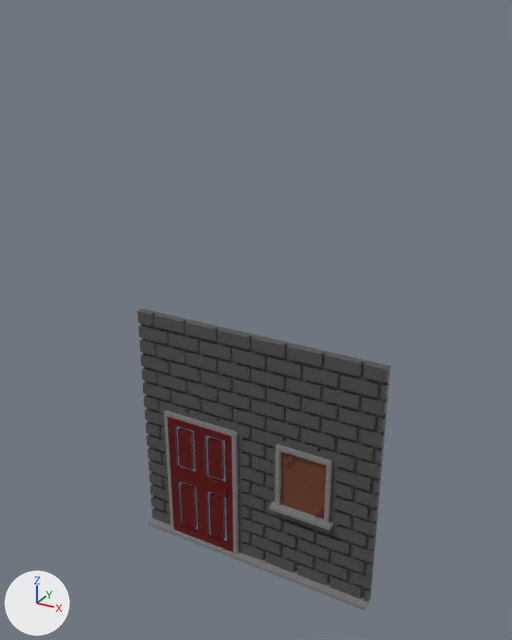
The glTF model assets/models/house_wall.gltf as it was, and as the next commit left it.
Rendered twice from a 50 mm camera at (70.8, -131.6, 132.0) aimed at (1.2, -5.0, 68.7). Lighting does not change. The marker at lower left points along +X, +Y and +Z. The older version comes first. Where no turn or scale is listed for an object, it has been applied to the vertices. Vertices at exactly the same position are counted once.

The scene before the commit, as lines of its bpy script (objects in view):
```python
me_mesh_0 = bpy.data.meshes.new('Mesh_0')
me_mesh_0.from_pydata(...)  # 11180 vertices, 22368 faces; spans x -32.0..32.0, y -7.0..-3.0, z 0.0..64.0
me_mesh_0.materials.append(mat_material_1)  # picture img_image_0
ob_layer_2 = bpy.data.objects.new('Layer.2', me_mesh_0)
ob_layer_2.location = (0.0, 0.0, 0.0)
```
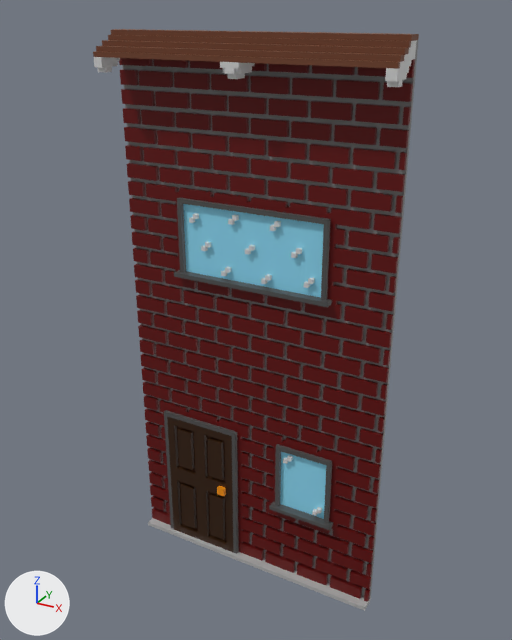
Commit message: Update house wall with 2nd story + roof

What differs and where, as boxes [x1, y1, x2, y2] in the pictures (512 x 640 px):
'Layer.2', reshaped (28% wider, 92% taller): before [137, 309, 391, 611]; after [93, 29, 419, 611]
part 1 of me_mesh_0, added (red): after [93, 29, 419, 368]
part 2 of me_mesh_0, surface changed (black to red): [137, 310, 391, 611] in both

The change, as a list of edits to the scene's bpy script:
```text
Change me_mesh_0:
    used by ob_layer_2; location = (0.0, 0.0, 0.0)
    remove me_mesh_0.from_pydata(...)  # 11180 vertices, 22368 faces; spans x -32.0..32.0, y -7.0..-3.0, z 0.0..64.0
    add me_mesh_0.from_pydata(...)  # 23504 vertices, 47552 faces; spans x -32.0..32.0, y -13.0..-3.0, z 0.0..128.0
    me_mesh_0 part 1: 12324 vertices added at x -32.0..32.0, y -13.0..-3.0, z 65.0..128.0
    me_mesh_0 part 2: 22240 kept faces spanning x -32.0..32.0, y -7.0..-3.0, z 0.0..64.0 get new texture (UV) coordinates
```
